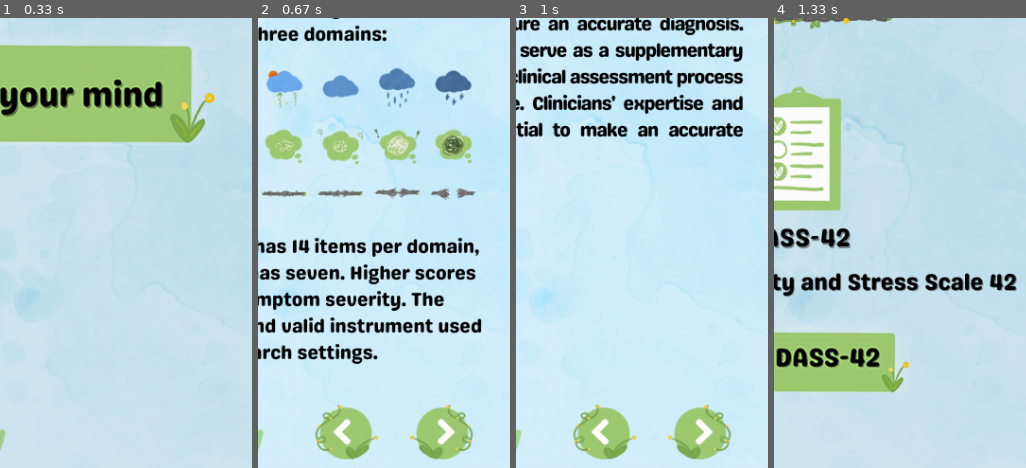
Above: before the commit, frames 1-4 (left to right).
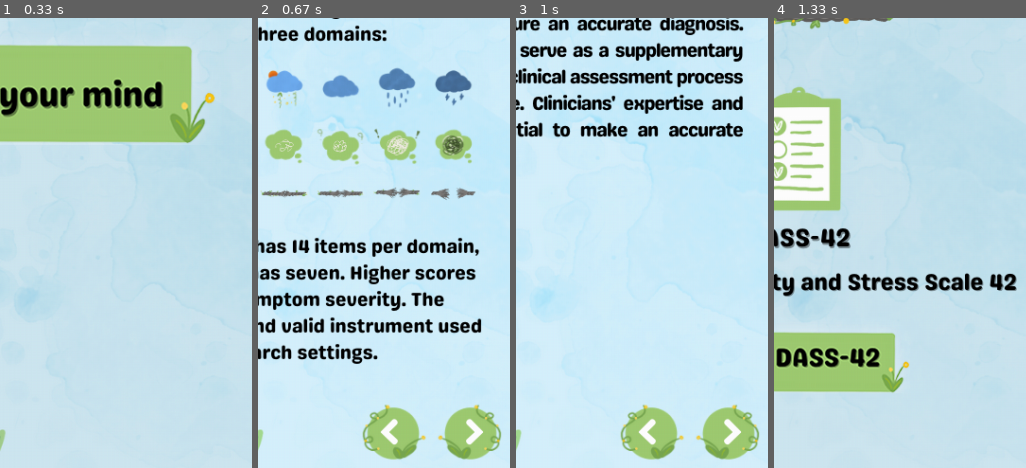
Above: after the commit, the same moments.

Repository: FhaShare/InsightMind
Game: pygame game, started from pygame/InsightMind.py
Two runs of this game, one before a commit and one after it. Both use one fixed random seed, a clock stepped at 60 frames per second and the inputs below.
Inputs (mouse positions are % of the whole screen's width and height, from its top left):
- Up to frame 1 (0.33 s): no input
- Up to frame 2 (0.67 s): click (50, 50) at 0.38 s
- Up to frame 3 (1 s): click (87, 96) at 0.72 s
- Up to frame 4 (1.33 s): click (87, 96) at 1.05 s
The pictures show only the part of the screen within x 45-95%, y 50-100%; the shares and areas given below are measured in that part.

Frame 1 is identical in both runs. In frame 2, 6.8% of the frame differs, in the area x 22-97%, y 85-99%; in frame 3, 6.8%; in frame 4, nothing differs.

Commit message:
Add Anxiety and Stress Results load img, add depress advices img

Diff:
--- a/pygame/InsightMind.py
+++ b/pygame/InsightMind.py
@@ -101,28 +101,54 @@
 def load_result():
     result = {
         "Depression": {
-            "Normal": pygame.image.load("pygame/images/Depression/Depression_Normal.png").convert_alpha(),
-            "Mild": pygame.image.load("pygame/images/Depression/Depression_Mild.png").convert_alpha(),
-            "Moderate": pygame.image.load("pygame/images/Depression/Depression_Moderate.png").convert_alpha(),
-            "Severe": pygame.image.load("pygame/images/Depression/Depression_Severe.png").convert_alpha(),
-            "Extremely Severe": pygame.image.load("pygame/images/Depression/Depression_ExtremelySevere.png").convert_alpha()
+            "Normal": pygame.image.load("pygame/images/Depression_results/Depression_results_normal.png").convert_alpha(),
+            "Mild": pygame.image.load("pygame/images/Depression_results/Depression_results_mild.png").convert_alpha(),
+            "Moderate": pygame.image.load("pygame/images/Depression_results/Depression_results_moderate.png").convert_alpha(),
+            "Severe": pygame.image.load("pygame/images/Depression_results/Depression_results_severe.png").convert_alpha(),
+            "Extremely Severe": pygame.image.load("pygame/images/Depression_results/Depression_results_extremely-severe.png").convert_alpha()
         },
         "Anxiety": {
-            "Normal": pygame.image.load("pygame/images/Anxiety/Anxiety_Normal.png").convert_alpha(),
-            "Mild": pygame.image.load("pygame/images/Anxiety/Anxiety_Mild.png").convert_alpha(),
-            "Moderate": pygame.image.load("pygame/images/Anxiety/Anxiety_Moderate.png").convert_alpha(),
-            "Severe": pygame.image.load("pygame/images/Anxiety/Anxiety_Severe.png").convert_alpha(),
-            "Extremely Severe": pygame.image.load("pygame/images/Anxiety/Anxiety_ExtremelySevere.png").convert_alpha()
+            "Normal": pygame.image.load("pygame/images/Anxiety_results/Anxiety_results_normal.png").convert_alpha(),
+            "Mild": pygame.image.load("pygame/images/Anxiety_results/Anxiety_results_mild.png").convert_alpha(),
+            "Moderate": pygame.image.load("pygame/images/Anxiety_results/Anxiety_results_moderate.png").convert_alpha(),
+            "Severe": pygame.image.load("pygame/images/Anxiety_results/Anxiety_results_severe.png").convert_alpha(),
+            "Extremely Severe": pygame.image.load("pygame/images/Anxiety_results/Anxiety_results_extremely-servere.png").convert_alpha()
         },
         "Stress": {
-            "Normal": pygame.image.load("pygame/images/Stress/Stress_Normal.png").convert_alpha(),
-            "Mild": pygame.image.load("pygame/images/Stress/Stress_Mild.png").convert_alpha(),
-            "Moderate": pygame.image.load("pygame/images/Stress/Stress_Moderate.png").convert_alpha(),
-            "Severe": pygame.image.load("pygame/images/Stress/Stress_Severe.png").convert_alpha(),
-            "Extremely Severe": pygame.image.load("pygame/images/Stress/Stress_ExtremelySevere.png").convert_alpha()
+            "Normal": pygame.image.load("pygame/images/Stress_results/Stress_results_normal.png").convert_alpha(),
+            "Mild": pygame.image.load("pygame/images/Stress_results/Stress_results_mild.png").convert_alpha(),
+            "Moderate": pygame.image.load("pygame/images/Stress_results/Stress_results_moderate.png").convert_alpha(),
+            "Severe": pygame.image.load("pygame/images/Stress_results/Stress_results_severe.png").convert_alpha(),
+            "Extremely Severe": pygame.image.load("pygame/images/Stress_results/Stress_results_extremely-severe.png").convert_alpha()
         }
     }
     return result
+
+def load_advice():
+    advice = {
+        "Depression": {
+            "Normal": pygame.image.load("pygame/images/Depression_results/Depression_results_normal.png").convert_alpha(),
+            "Mild": pygame.image.load("pygame/images/Depression_results/Depression_results_mild.png").convert_alpha(),
+            "Moderate": pygame.image.load("pygame/images/Depression_results/Depression_results_moderate.png").convert_alpha(),
+            "Severe": pygame.image.load("pygame/images/Depression_results/Depression_results_severe.png").convert_alpha(),
+            "Extremely Severe": pygame.image.load("pygame/images/Depression_results/Depression_results_extremely-severe.png").convert_alpha()
+        },
+        "Anxiety": {
+            "Normal": pygame.image.load("pygame/images/Anxiety_results/Anxiety_results_normal.png").convert_alpha(),
+            "Mild": pygame.image.load("pygame/images/Anxiety_results/Anxiety_results_mild.png").convert_alpha(),
+            "Moderate": pygame.image.load("pygame/images/Anxiety_results/Anxiety_results_moderate.png").convert_alpha(),
+            "Severe": pygame.image.load("pygame/images/Anxiety_results/Anxiety_results_severe.png").convert_alpha(),
+            "Extremely Severe": pygame.image.load("pygame/images/Anxiety_results/Anxiety_results_extremely-servere.png").convert_alpha()
+        },
+        "Stress": {
+            "Normal": pygame.image.load("pygame/images/Stress_results/Stress_results_normal.png").convert_alpha(),
+            "Mild": pygame.image.load("pygame/images/Stress_results/Stress_results_mild.png").convert_alpha(),
+            "Moderate": pygame.image.load("pygame/images/Stress_results/Stress_results_moderate.png").convert_alpha(),
+            "Severe": pygame.image.load("pygame/images/Stress_results/Stress_results_severe.png").convert_alpha(),
+            "Extremely Severe": pygame.image.load("pygame/images/Stress_results/Stress_results_extremely-severe.png").convert_alpha()
+        }
+    }
+    return advice
 
 def display_result(screen, scores, result):
     depression_score, anxiety_score, stress_score = scores
@@ -217,7 +243,7 @@
     pygame.font.init()  # Initialize the font module
     font = pygame.font.Font(None, 36)  # Global font object
     font2 = pygame.font.Font("pygame/font/LoveDays-2v7Oe.ttf",22)
-    font3 = pygame.font.Font("pygame/font/LoveDays-2v7Oe.ttf",25)
+    font3 = pygame.font.Font("pygame/font/LoveDays-2v7Oe.ttf",28)
 
 
     pygame.display.set_caption("InsightMind")
@@ -253,10 +279,10 @@
     main_button = buttons.Button(65, 474.8, mainButton_img, 1)
         # Button for navigating pages
     back_img = pygame.image.load("pygame/images/back.png").convert_alpha()
-    back_intro_button = buttons.Button(300, 880, back_img, 1)
+    back_intro_button = buttons.Button(350, 880, back_img, 1)
     back_button = buttons.Button(200, 850, back_img, 1)
     next_img = pygame.image.load("pygame/images/next.png").convert_alpha()
-    next_intro_button = buttons.Button(400, 880, next_img, 1)
+    next_intro_button = buttons.Button(430, 880, next_img, 1)
     next_button = buttons.Button(279, 850, next_img, 1)
     start_img = pygame.image.load("pygame/images/start_80px.png").convert_alpha()
     start_button = buttons.Button(206.3, 760, start_img, 1)
@@ -276,6 +302,8 @@
     respones3_button = buttons.Button(124, 720, respones3_img, 1)
 
     icons = load_icons()
+    result = load_result()
+    advice = load_advice()
 
     # DASS21 pages
     dass21List = load_questionnaire_images("pygame/images/Dass21_questionnaires", "dass21", 21)
@@ -528,9 +556,11 @@
             textString = "Here are your results"
             headle_text = font3.render(textString, True, (0, 0, 0))
             screen.blit(headle_text, (130, 90))
+
+            scores = calculate_dass_scores(responses, version)
+            display_result(screen, scores, result)
+
             if not results_printed:
-                scores = calculate_dass_scores(responses, version)
-                display_icons(screen, scores, icons)
                 print_scores(screen, scores, version, font, icons)
                 print(responses)
                 debug_print_scores(scores, version)
@@ -547,6 +577,8 @@
             textString = "General Advice"
             headle_text = font3.render(textString, True, (0, 0, 0))
             screen.blit(headle_text, (180, 90))
+
+            display_result(screen, scores, advice)
             if back_intro_button.draw(screen):
                 print("Back Button clicked")
                 current_page = 7  # Move back to results page
@@ -561,7 +593,7 @@
             screen.blit(graph_page, (0, 0))
             textString = "Graph Results"
             headle_text = font3.render(textString, True, (0, 0, 0))
-            screen.blit(headle_text, (200, 90))
+            screen.blit(headle_text, (190, 90))
             if back_intro_button.draw(screen):
                 print("Back Button clicked")
                 current_page = 8  # Move back to advice page
Binary file added: pygame/images/Anxiety_results/Anxiety_results_extremely-servere.png
Binary file added: pygame/images/Anxiety_results/Anxiety_results_mild.png
Binary file added: pygame/images/Anxiety_results/Anxiety_results_moderate.png
Binary file added: pygame/images/Anxiety_results/Anxiety_results_normal.png
Binary file added: pygame/images/Anxiety_results/Anxiety_results_severe.png
Binary file added: pygame/images/Depression_advices/Depression_advices_extremely-severe.png
Binary file added: pygame/images/Depression_advices/Depression_advices_mild.png
Binary file added: pygame/images/Depression_advices/Depression_advices_moderate.png
Binary file added: pygame/images/Depression_advices/Depression_advices_normal.png
Binary file added: pygame/images/Depression_advices/Depression_advices_severe.png
Binary file added: pygame/images/Stress_results/Stress_results_extremely-severe.png
Binary file added: pygame/images/Stress_results/Stress_results_mild.png
(and 8 more such lines)
